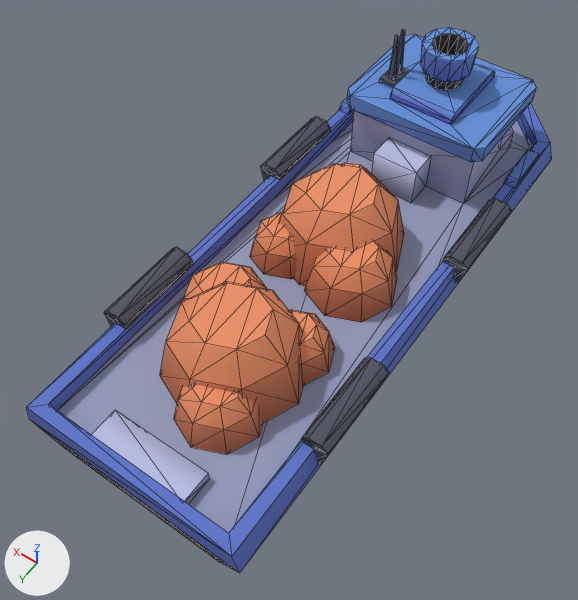
The glTF model kenney_watercraft-pack/Models/ship-cargo-b.glb: old version first, new version second.
The view is the same before and after, from a 50 mm camera at (-4.33, 7.71, 10.78) aimed at (0.19, 1.39, 0.85). The lights are fixed; the arrows at lower left show +X, +Y and +Z. Mesh edges are drawn as thin lines. Where no turn or scale is listed for an object, it has been applied to the vertices.

In view in the first picture: 'cargo-a', 'cargo-b', 'ship-cargo-b'.
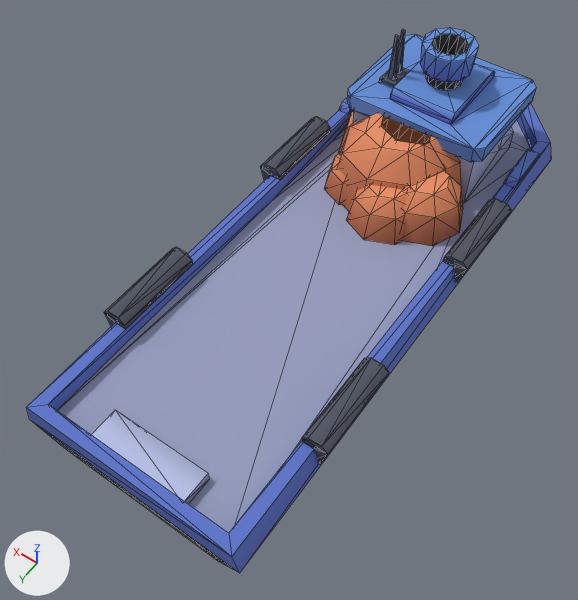
The newer file is also rescaled (x3.4), turned or shifted as a whole; pictures and numbers use the older file's frame.

Pixel boxes [x1, y1, x2, y2] of what changed, in the pictures (578 x 600 px):
'cargo-b', deleted (orange): before [160, 262, 335, 455]
'cargo-a', deleted (orange): before [250, 163, 404, 322]
'ship-cargo-b.002', added (orange): after [338, 111, 446, 245]
'ship-cargo-b.001', added (orange): after [325, 116, 463, 246]

Patch to the scene script:
```diff
--- a/kenney_watercraft-pack/Models/ship-cargo-b.glb.py
+++ b/kenney_watercraft-pack/Models/ship-cargo-b.glb.py
@@ me_cargo_b_001 @@
+me_cargo_b_001.from_pydata(...)  # 96 vertices, 176 faces; spans x -1.09..1.45, y -1.22..1.53, z 1.1..2.3
+me_cargo_b_001.materials.append(mat_colormap)  # picture img_colormap
@@ me_cargo_a_001 @@
+me_cargo_a_001.from_pydata(...)  # 96 vertices, 176 faces; spans x -1.45..1.09, y -1.53..1.22, z 1.1..2.3
+me_cargo_a_001.materials.append(mat_colormap)  # picture img_colormap
@@ ob_cargo_a @@
-ob_cargo_a = bpy.data.objects.new('cargo-a', me_cargo_a)
-ob_cargo_a.location = (-0.01, 0.11, 1.1)
@@ ob_cargo_b @@
-ob_cargo_b = bpy.data.objects.new('cargo-b', me_cargo_b)
-ob_cargo_b.location = (0.12, 2.97, 1.1)
@@ ob_ship_cargo_b_002 @@
+ob_ship_cargo_b_002 = bpy.data.objects.new('ship-cargo-b.002', me_cargo_b_001)
+ob_ship_cargo_b_002.location = (0.05, -1.7, 0.0)
@@ ob_ship_cargo_b_001 @@
+ob_ship_cargo_b_001 = bpy.data.objects.new('ship-cargo-b.001', me_cargo_a_001)
+ob_ship_cargo_b_001.location = (0.05, -1.7, 0.0)
```
